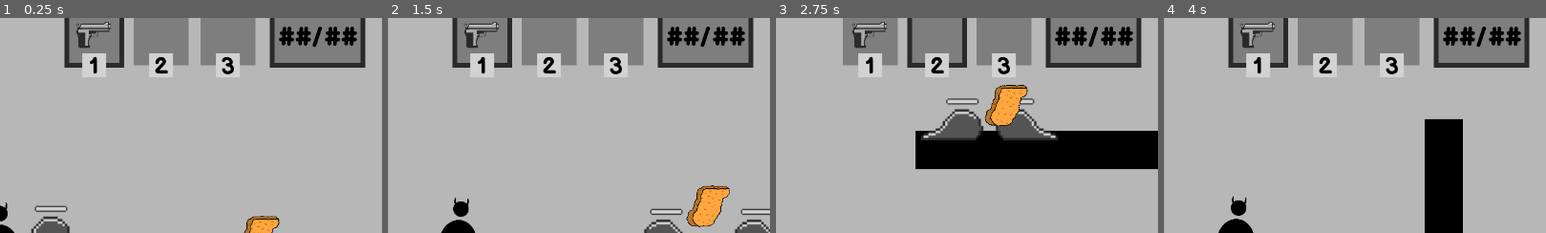
Above: before the commit, frames 1-4 (left to right).
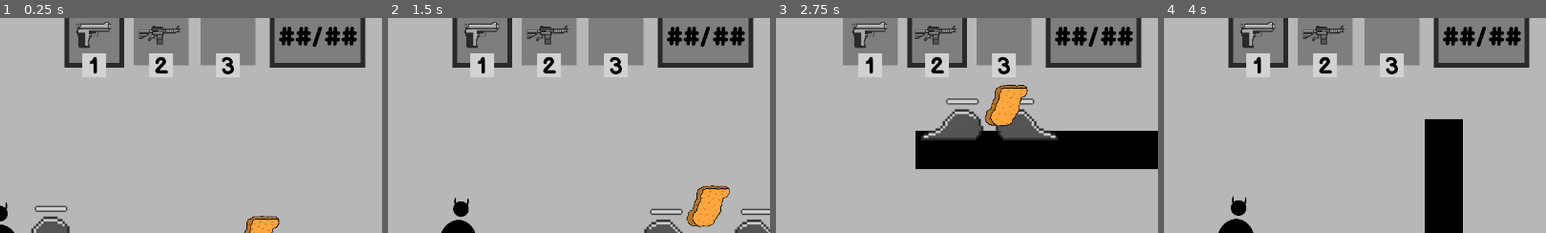
Above: after the commit, the same moments.

Repository: BesterCoder/nuggie-collector
Game: Godot game, scene res://levels/level_001.tscn
The game is run twice, just before and just after one commit, with the same random seed, the same clock (stepped at 60 frames per second) and the same inputs.
Inputs (mouse positions are % of the whole screen's width and height, from its top left):
- Up to frame 1 (0.25 s): no input
- Up to frame 2 (1.5 s): move the mouse to (72, 45) at 0.52 s; hold D (move_right) from 0.53 s (still down); click (72, 45) at 0.6 s; tap W (jump) at 0.77 s; move the mouse to (30, 55) at 1.27 s; tap 1 (select_pistol) at 1.35 s
- Up to frame 3 (2.75 s): tap W (jump) at 1.52 s; move the mouse to (60, 28) at 2.02 s; release D (move_right) at 2.03 s; hold A (move_left) from 2.03 s (still down); tap 2 (select_rifle) at 2.1 s
- Up to frame 4 (4 s): move the mouse to (45, 70) at 2.77 s; release A (move_left) at 2.78 s; hold D (move_right) from 2.78 s (still down); click (45, 70) at 2.85 s; tap W (jump) at 3.02, 3.77 s; move the mouse to (80, 65) at 3.52 s; tap 1 (select_pistol) at 3.6 s
The pictures show only the part of the screen within x 50-100%, y 4-54%; the shares and areas given below are measured in that part.

The runs differ from the first frame. In frame 1, 0.4% of the frame differs, in the area x 36-48%, y 3-13%; in frame 2, 0.4%; in frame 3, 0.4%; in frame 4, 0.4%.

Commit message:
Show the rifle icon in PlayerHUD

Diff:
--- a/characters/player/PlayerHUD.tscn
+++ b/characters/player/PlayerHUD.tscn
@@ -7,6 +7,7 @@
 [ext_resource path="res://assets/hud/weapon_select_border.png" type="Texture" id=5]
 [ext_resource path="res://assets/hud/player_health_border.png" type="Texture" id=6]
 [ext_resource path="res://characters/player/PlayerHUD.gd" type="Script" id=7]
+[ext_resource path="res://assets/weapons/rifle/riflev01.png" type="Texture" id=8]
 
 [sub_resource type="DynamicFont" id=1]
 size = 40
@@ -125,6 +126,15 @@
 __meta__ = {
 "_edit_use_anchors_": false
 }
+
+[node name="Gun" type="TextureRect" parent="Rifle"]
+margin_left = 8.0
+margin_top = 24.0
+margin_right = 80.0
+margin_bottom = 64.0
+texture = ExtResource( 8 )
+expand = true
+stretch_mode = 5
 
 [node name="Shotgun" type="ColorRect" parent="."]
 margin_left = 976.0
Not shown: 1 places in characters/player/PlayerHUD.tscn that only renumber resources
